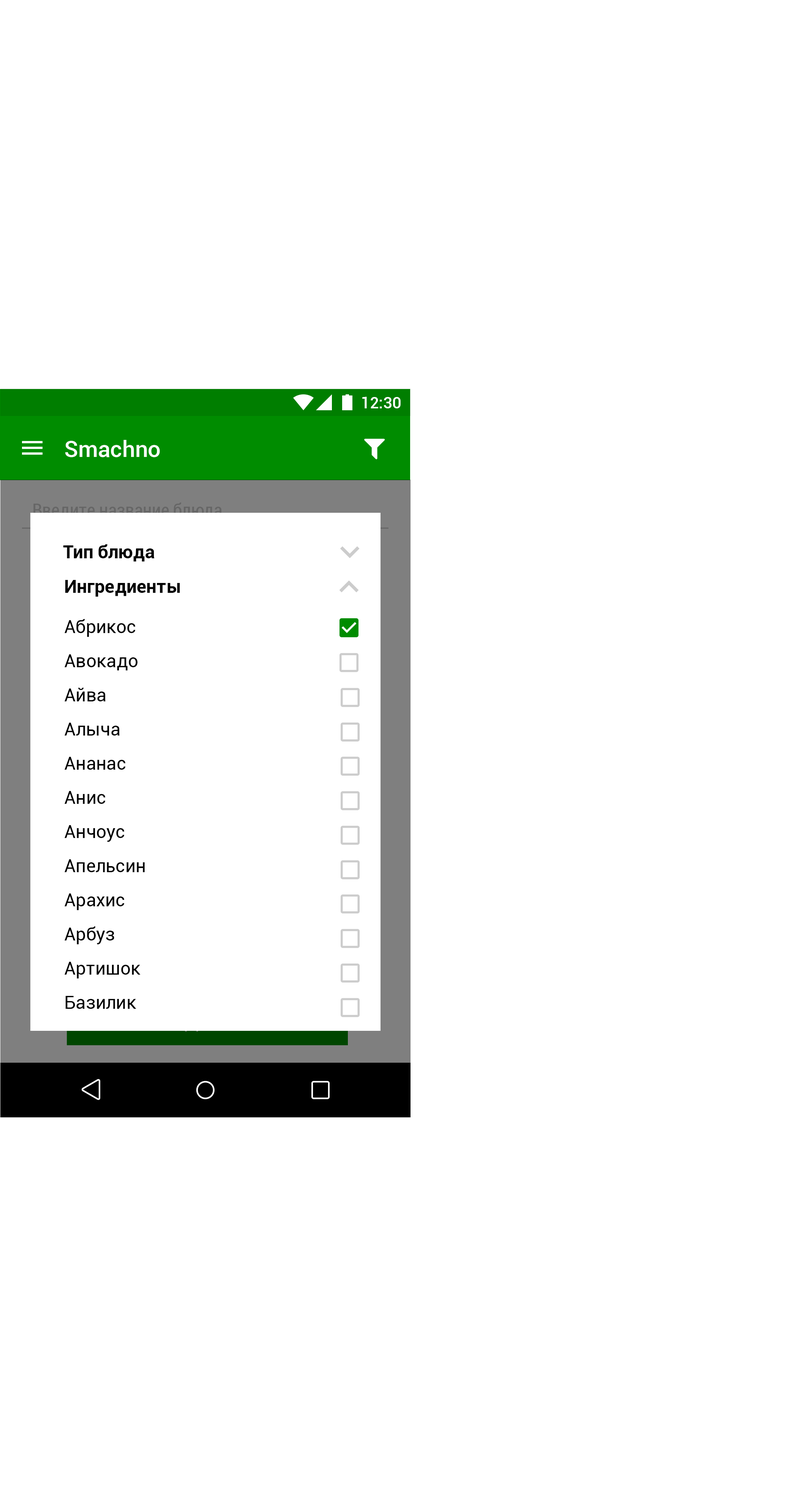
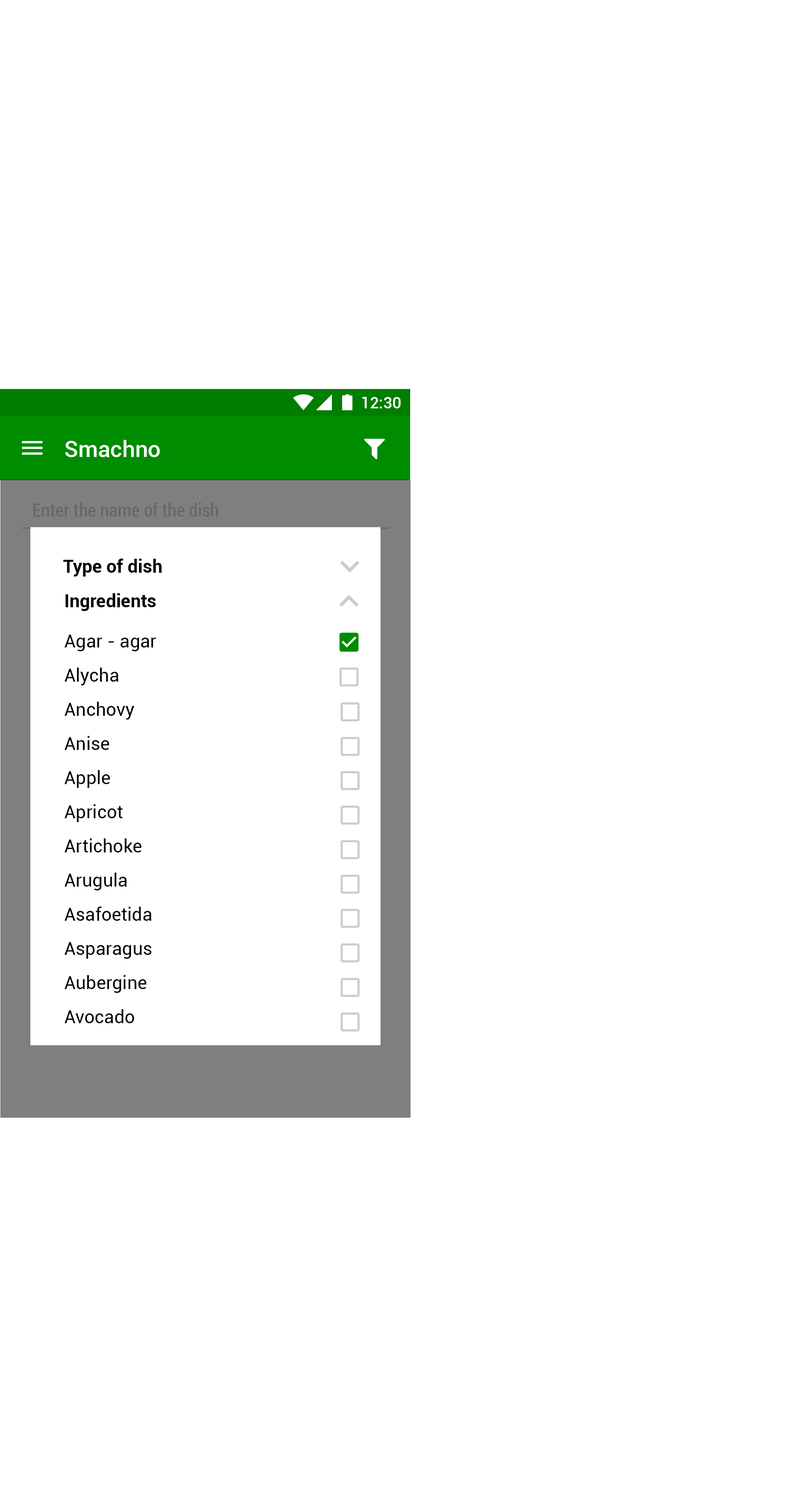
Before/after of a 799 × 1506 layered artwork. What changed in the layer stack:
painted on "Тип блюда" over [63, 544, 162, 577]
painted on "Абрикос Авокадо Айва Алыча Ананас Анис Анчоус Апельсин Арахис Арбуз Артишок Баз…" over [64, 619, 157, 1024]
painted on "Ингредиенты" over [64, 580, 180, 612]
painted on "Compound Shape" (1st of 25, in "smachno_filter_list_continue" › "<Group>") over [340, 998, 360, 1032]
painted on "Compound Shape" (2nd of 25, in "smachno_filter_list_continue" › "<Group>") over [340, 963, 360, 998]
painted on "Compound Shape" (3rd of 25, in "smachno_filter_list_continue" › "<Group>") over [340, 929, 360, 963]
painted on "Compound Shape" (4th of 25, in "smachno_filter_list_continue" › "<Group>") over [340, 894, 360, 929]
painted on "Compound Shape" (5th of 25, in "smachno_filter_list_continue" › "<Group>") over [340, 860, 360, 895]
painted on "Compound Shape" (6th of 25, in "smachno_filter_list_continue" › "<Group>") over [340, 825, 360, 860]
painted on "Compound Shape" (7th of 25, in "smachno_filter_list_continue" › "<Group>") over [340, 791, 360, 825]
painted on "Compound Shape" (8th of 25, in "smachno_filter_list_continue" › "<Group>") over [340, 756, 360, 791]
painted on "Compound Shape" (9th of 25, in "smachno_filter_list_continue" › "<Group>") over [340, 722, 360, 757]
painted on "Compound Shape" (10th of 25, in "smachno_filter_list_continue" › "<Group>") over [340, 687, 360, 722]
painted on "Compound Shape" (11th of 25, in "smachno_filter_list_continue" › "<Group>") over [339, 618, 359, 652]
painted on "Compound Shape" (14th of 25, in "smachno_filter_list_continue" › "<Group>") over [30, 512, 381, 1046]
painted on "Compound Shape" (15th of 25, in "smachno_filter_list_continue") over [0, 1064, 411, 1119]
painted on "Введите название блюда" over [37, 502, 222, 521]
hid group "<Group>" (3rd of 4, in "smachno_filter_list_continue") (4 layers) over [0, 1063, 411, 1118]
…and 3 more changes (3 painted)
